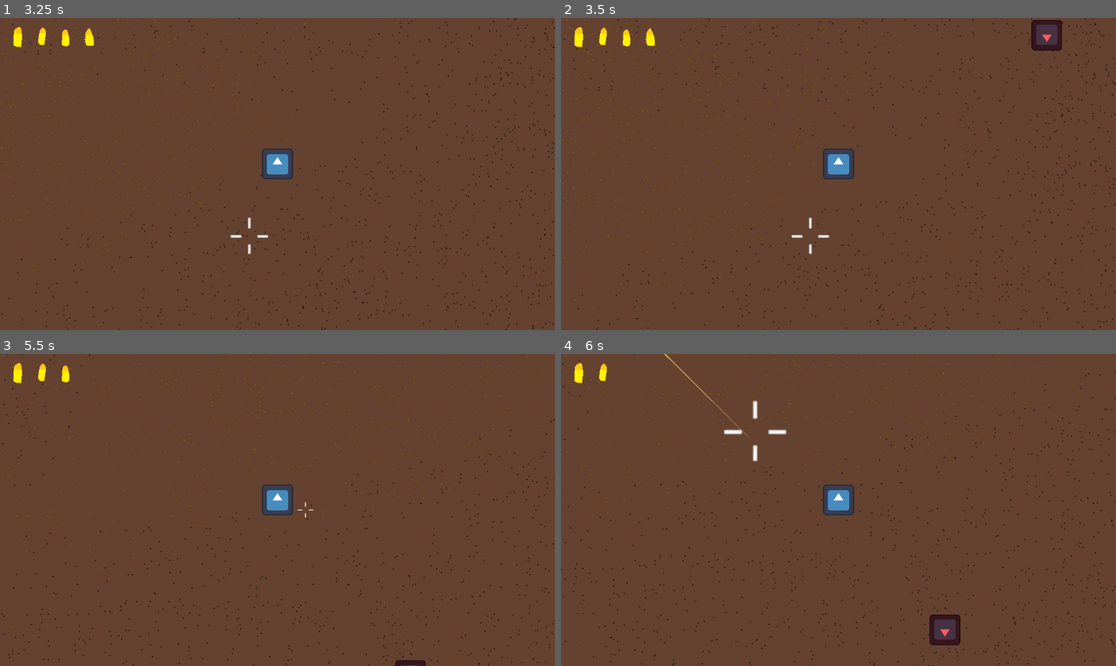
Above: before the commit, frames 1-4 (two rows, left to right).
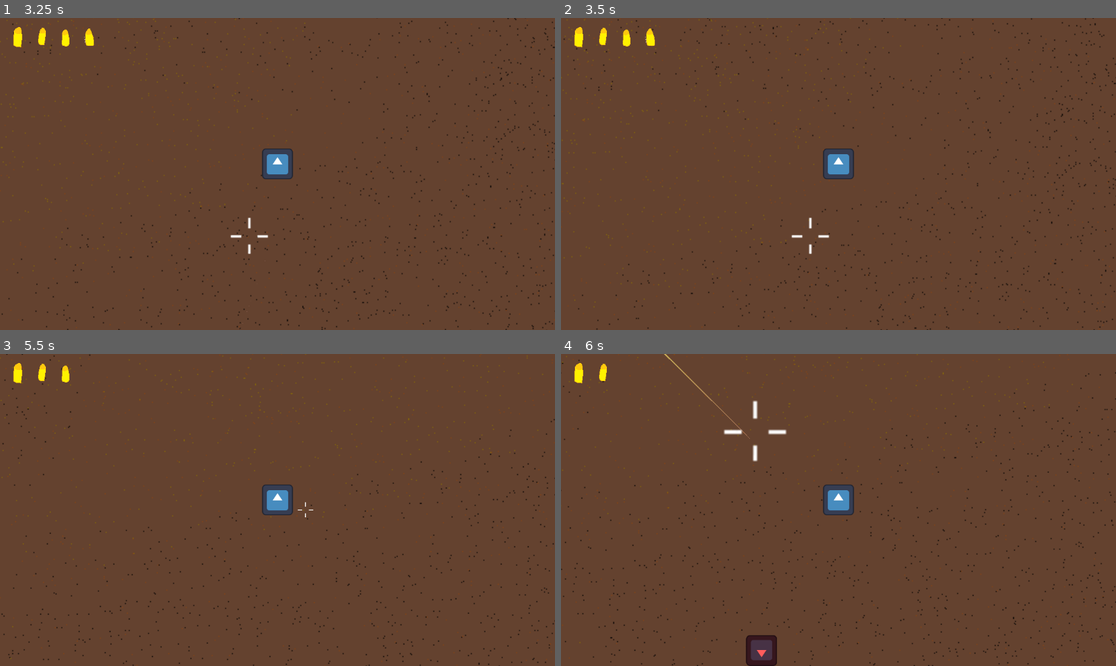
Above: after the commit, the same moments.

Repository: Niimphu/quickdraw
Game: Godot game, scene res://test.tscn
The game is run twice, just before and just after one commit, with the same random seed, the same clock (stepped at 60 frames per second) and the same inputs. The engine's default icon, where the game draws it, is replaced by a stand-in: a white triangle on a blue panel in a dark square.
Inputs (mouse positions are in pixels of both pictures, inside the frame that each line leads up to):
- Up to frame 1 (3.25 s): tap Enter at 0.5 s; move the mouse to (277, 164) at 0.52 s; hold D (right) 0.53-1.28 s; hold Space (roll) 0.53-1.28 s; move the mouse to (166, 189) at 1.27 s; hold S (down) 1.28-2.03 s; click (166, 189) at 1.35 s; move the mouse to (333, 105) at 2.02 s; hold D (right) 2.03-2.78 s; hold Space (roll) 2.03-2.78 s; move the mouse to (249, 236) at 2.77 s; hold W (up) from 2.78 s (still down); click (249, 236) at 2.85 s
- Up to frame 2 (3.5 s): keep holding W (up)
- Up to frame 3 (5.5 s): move the mouse to (444, 556) at 3.52 s; release W (up) at 3.53 s; hold Space (roll) 3.53-4.28 s; hold A (left) 3.53-5.03 s; move the mouse to (111, 463) at 4.27 s; click (111, 463) at 4.35 s; move the mouse to (305, 510) at 5.02 s; hold S (down) from 5.03 s (still down); hold Space (roll) from 5.03 s (still down)
- Up to frame 4 (6 s): move the mouse to (755, 432) at 5.77 s; release S (down) at 5.78 s; release Space (roll) at 5.78 s; hold D (right) from 5.78 s (still down); click (755, 432) at 5.85 s

Frame 1 is identical in both runs. In frame 2, 0.5% of the frame differs, in the area x 84-91%, y 0-11%; in frame 3, 0.1%; in frame 4, 1.1%, in the area x 33-72%, y 83-100%.

Commit message:
refactor

Diff:
--- a/enemy_spawner.gd
+++ b/enemy_spawner.gd
@@ -13,6 +13,10 @@
 
 func spawn_enemy() -> void:
 	var new_enemy := test_enemy.instantiate()
+	new_enemy.global_position = get_spawn_location()
+	add_child(new_enemy)
+
+
+func get_spawn_location() -> Vector2:
 	var direction := Vector2.RIGHT.rotated(randf_range(0, 2 * PI))
-	new_enemy.global_position = get_node("Player").global_position + (direction * spawn_distance)
-	add_child(new_enemy)
+	return get_node("Player").global_position + (direction * spawn_distance)
